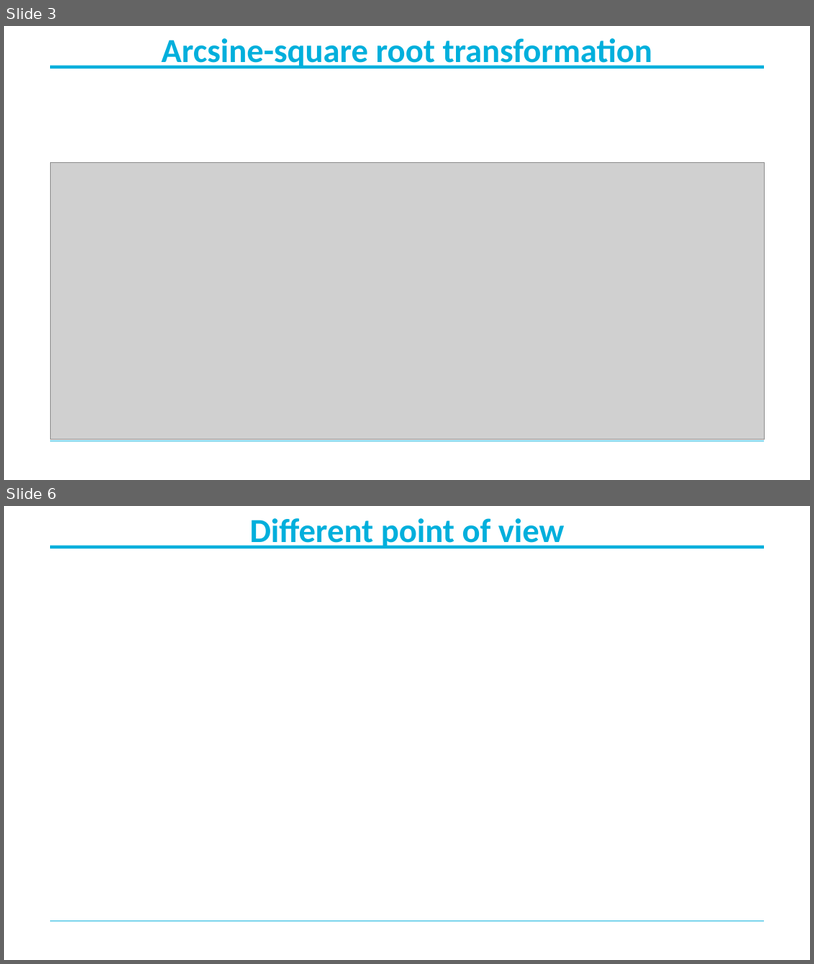
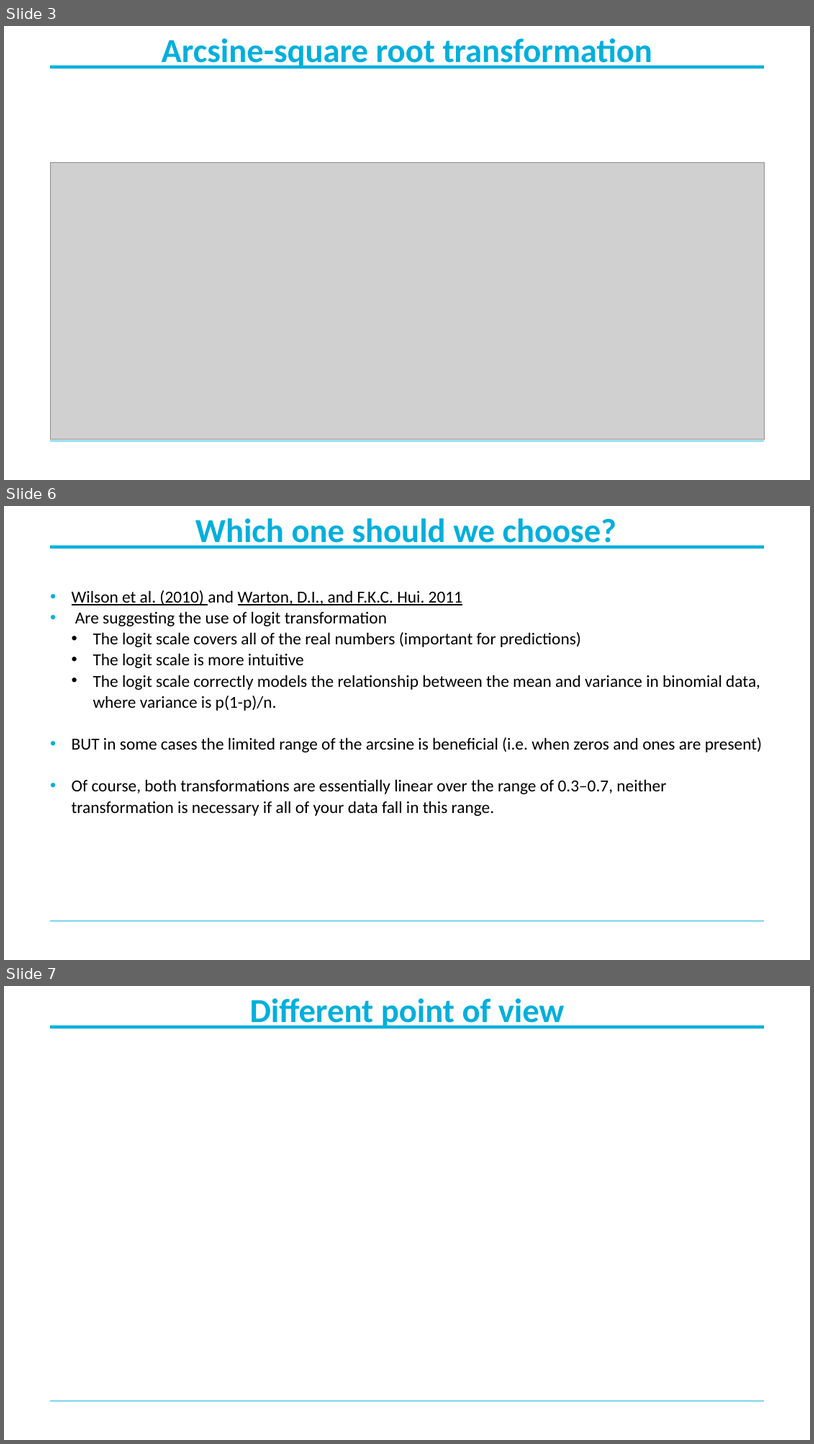
Before and after one commit to MichaelBelias/My-Complete-Book-In-R, a slide deck: Beta Regression/Beta-regression.pptx. Shown one above the other, each under a label of ours: slides 3 and 6 before the commit, slides 3, 6 and 7 after it; the slides between them are not shown. The pictures are 814x964 and 814x1444 pixels, drawn with LibreOffice and Linux fonts; fonts in the diff are those of the drawing; grey boxes stand for pictures; background and template pictures are left out. Boxes give left, top, right and bottom in pixels: in the first picture for what was removed or moved away, otherwise in the second. Text is boxed around its words. In the diff, an @@ line names an element or a change of style, - is before the commit and + after.

```diff
--- a/Beta Regression/Beta-regression.pptx
+++ b/Beta Regression/Beta-regression.pptx
@@ slide 6 added at <box>4,506,810,960</box>, background #FFFFFF; not listed: 2 template elements that a slide beside it also shows @@
@@ title added at <box>196,518,617,548</box>, 40 pt, text #00AFDC, bold @@
+Which one should we choose?
@@ text added at <box>72,590,762,816</box>, 20 pt, text #000000 @@
+• Wilson et al. (2010) and Warton, D.I., and F.K.C. Hui. 2011
+• Are suggesting the use of logit transformation
+  • The logit scale covers all of the real numbers (important for predictions)
+  • The logit scale is more intuitive
+  • The logit scale correctly models the relationship between the mean and variance in binomial data, where variance is p(1-p)/n.
+• BUT in some cases the limited range of the arcsine is beneficial (i.e. when zeros and ones are present)
+• Of course, both transformations are essentially linear over the range of 0.3–0.7, neither transformation is necessary if all of your data fall in this range.
@@ what was slide 6 is now slide 7 @@
```
Also in this commit, not shown: 8 slides changed, 2 other slides added, 1 slide removed, 3 other files.
